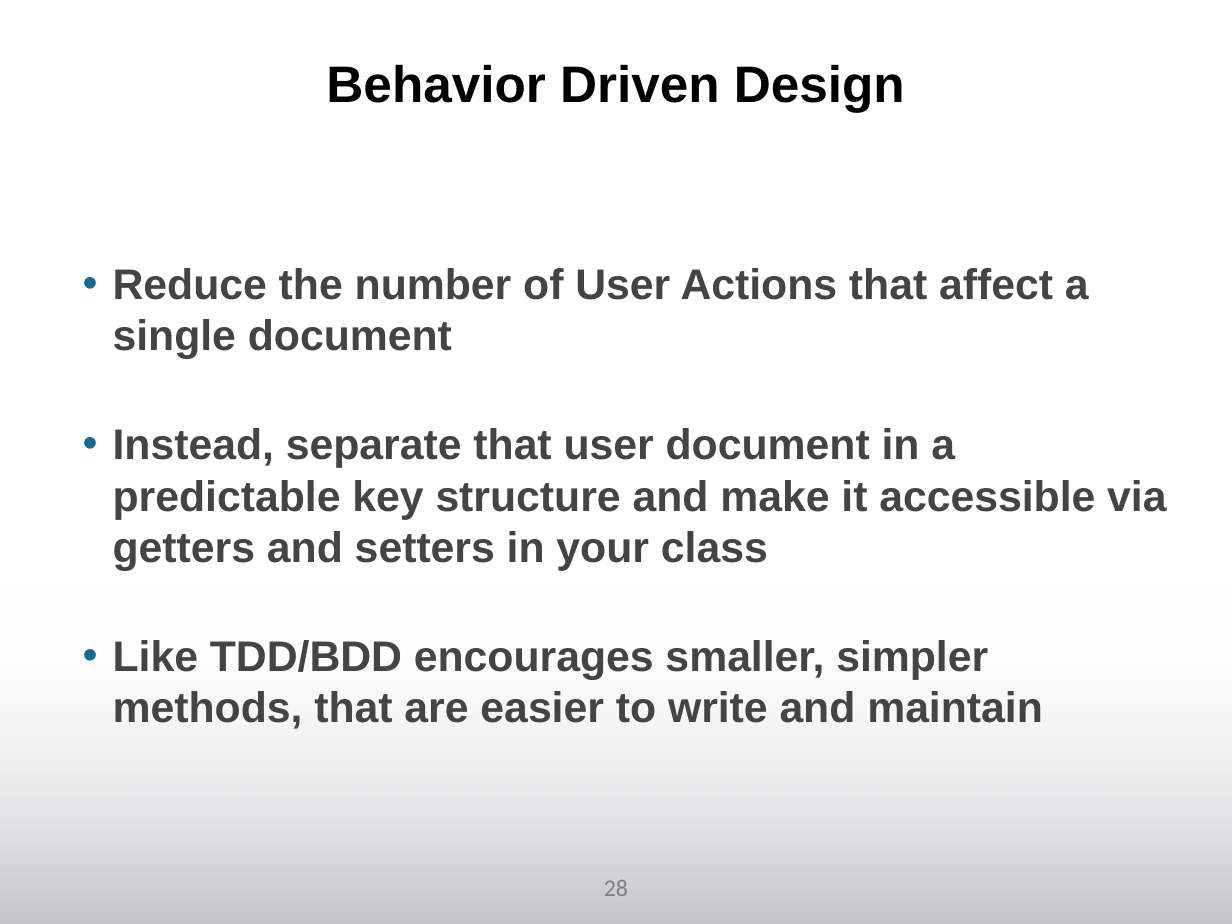
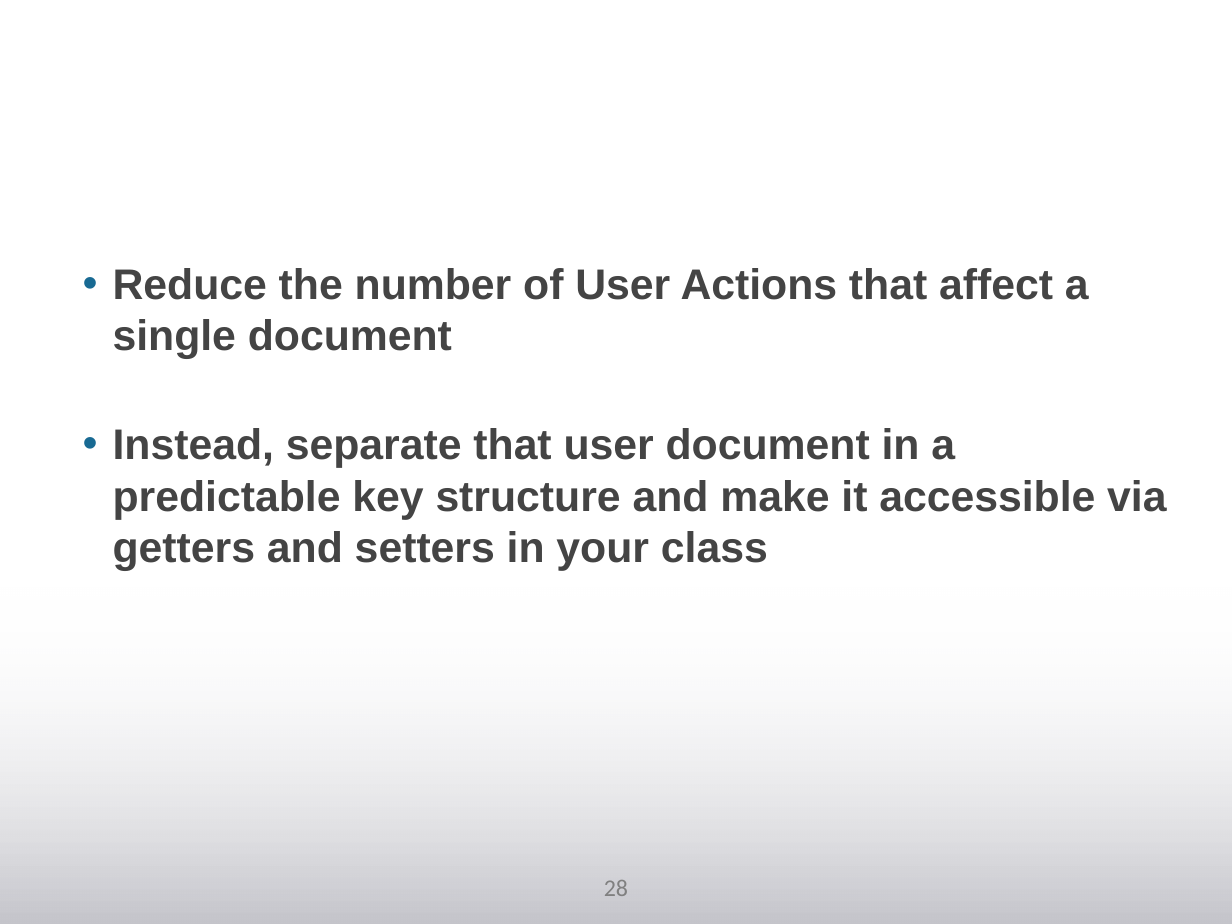
Before and after one commit to subalakr/workshop, a slide deck: slide 28 of server/beginner/presentations/3_data_modeling_with_couchbase.pptx. Drawn at 1232x924 pixels with LibreOffice and Linux fonts; fonts in the diff are those of the drawing; background and template pictures are left out. Boxes give left, top, right and bottom in pixels: in the first picture for what was removed or moved away, otherwise in the second. Text is boxed around its words. In the diff, an @@ line names an element or a change of style, - is before the commit and + after.

```diff
--- a/server/beginner/presentations/3_data_modeling_with_couchbase.pptx
+++ b/server/beginner/presentations/3_data_modeling_with_couchbase.pptx
@@ title removed at (326, 64, 905, 112) @@
-Behavior Driven Design
@@ text at (113, 640, 1043, 729): paragraph removed @@
-• Like TDD/BDD encourages smaller, simpler methods, that are easier to write and maintain
```
Also in this commit, not shown: 6 other slides changed, 2 slides added, 5 slides removed, 1 other file.
